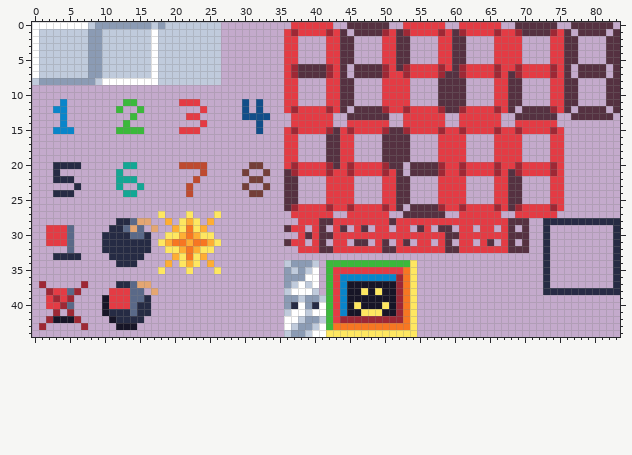
One commit to this sprite sheet: resources/spritesheet.png. Above, as it was before the edit.
The file is 84x45 pixels. Colours within 5 levels of each other are drawn and written as one.
Now the later version:
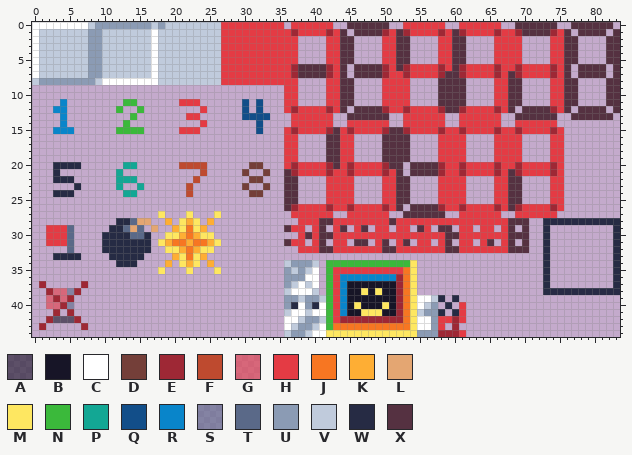
Palette (. is transparent): A #18142599  B #171527  C #ffffff  D #743f39  E #9e2835  F #be4a2f  G #e43b4499  H #e43b44  J #f77622  K #feae34  L #e4a672  M #fee761  N #3bb93b  P #13a794  Q #124e89  R #0985ca  S #5a698899  T #5a6988  U #8b9bb4  V #c0cbdc  W #262b44  X #553141
Change:
@@ x 25..37 @@
- 0 VV..........H
- 1 VV.........HE
- 2 VV.........HH
- 3 VV.........HH
- 4 VV.........HH
- 5 VV.........HH
- 6 VV.........HE
- 7 VV.........HE
- 8 VV.........HH
+ 0 VVHHHHHHHHH.H
+ 1 VVHHHHHHHHHHE
+ 2 VVHHHHHHHHHHH
+ 3 VVHHHHHHHHHHH
+ 4 VVHHHHHHHHHHH
+ 5 VVHHHHHHHHHHH
+ 6 VVHHHHHHHHHHE
+ 7 VVHHHHHHHHHHE
+ 8 VVHHHHHHHHHHH
  9 ...........HH
@@ x 0..83 @@
 36 ....................................UUUCC.NHRRRRRRRREJM..................W.........W
-37 .E.....E....WWTLL...................UVCVC.NHRBBBBBBBEJM..................W.........W
-38 ..EHHTE....HHHTT.L..................VCCCV.NHRBBMBMBBEJM..................WWWWWWWWWWW
-39 ..HEHE....BHHHTTW...................UUVUUVNHRBBBBBBBEJM.............................
-40 ..HHET....BHHHTWW...................UWCUWCNHRBMBBBMBEJM.............................
-41 ...E.E....BWWWTWW...................VCCVCCNHRBBMMMBBEJM.............................
-42 ..EBBBE....BWWWW....................CCVUUVNHEEEEEEEEEJM.............................
-43 .E.....E....BBB.....................CVUUVCNJJJJJJJJJJJM.............................
-44 ....................................VUUVCCMMMMMMMMMMMMM.............................
+37 .E.....E............................UVCVC.NHRBBBBBBBEJM..................W.........W
+38 ..EGGSE.............................VCCCV.NHRBBMBMBBEJM..................WWWWWWWWWWW
+39 ..GEGE..............................UUVUUVNHRBBBBBBBEJMCCVW.W.......................
+40 ..GGES..............................UWCUWCNHRBMBBBMBEJMCVU.W.H......................
+41 ...E.E..............................VCCVCCNHRBBMMMBBEJMVUUW.WH......................
+42 ..EAAAE.............................CCVUUVNHEEEEEEEEEJMCCUHHEH......................
+43 .E.....E............................CVUUVCNJJJJJJJJJJJMCCUH.E.......................
+44 ....................................VUUVCCMMMMMMMMMMMMMUUUEEEH......................
Boxes around the changes in both pictures, in picture pixels (x1, y1, x2, y2):
added: (221, 22, 284, 85)
erased: (102, 281, 158, 330)
changed: (46, 288, 74, 323)
added: (417, 295, 466, 337)
